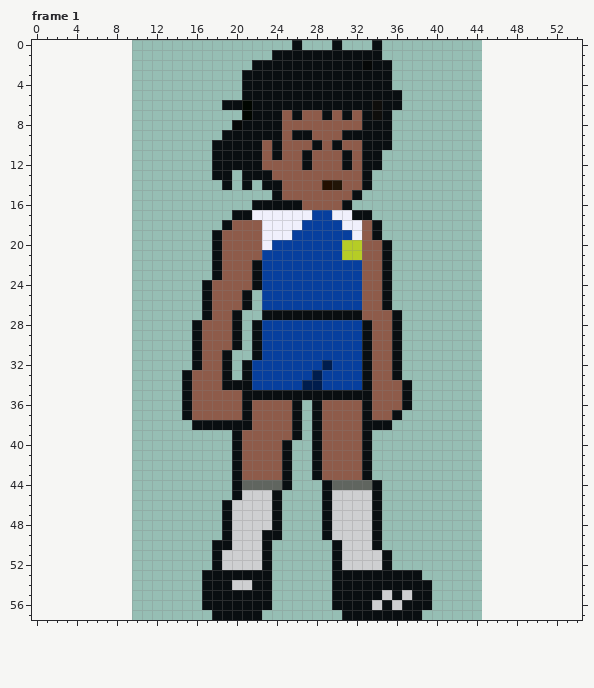
Pixel-art file, stored at animations/marcos/full.aseprite. Above, as it was before the edit.
35x58 pixels, 3 frames. Colours within 5 levels of each other are drawn and written as one. Shown: frame 1. The old version is drawn lined up with the new one, on the new canvas. The commit also changed other frames, which this record leaves out.
Once edited:
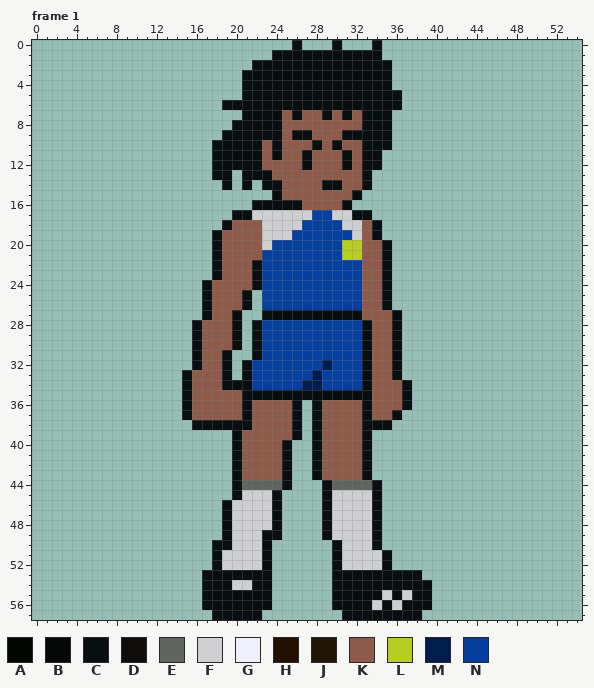
Palette (. is transparent): A #010600  B #060807  C #090e11  D #0f0e0c  E #60655f  F #cecfd1  G #f0f0fc  H #220f00  J #211507  K #8e5b4a  L #b6cd26  M #001d4d  N #073f9e
From old to new:
canvas 35x58 -> 55x58, the old top-left corner now at 10,0
--- frame 1
@@ x 31..35 @@
  1 CCCC.
- 2 CCBCC
+ 2 CCCCC
  3 CCCCC
@@ x 18..36 @@
  5 ...CCCCCCCCCCCCCCCC
- 6 .CCACCCCCCCCCCCCDCC
- 7 ...ACCCKCKKCKCKCDC.
- 8 ..BCCCCKKKKKKKKCCC.
+ 6 .CCCCCCCCCCCCCCCCCC
+ 7 ...CCCCKCKKCKCKCCC.
+ 8 ..CCCCCKKKKKKKKCCC.
  9 .CCCCCCKCCKKKCCCCC.
@@ x 20..34 @@
 13 .CCCKKKKKKKKKC.
-14 .C.CCKKKKHJKKC.
+14 .C.CCKKKKCCKKC.
 15 ....CKKKKKKKC..
 16 ..CCCCCKKKKC...
-17 CCGGGGGGNNGGCC.
-18 KKKGGGGNNNNGGKC
-19 KKKGGGNNNNNNGKC
-20 KKKGNNNNNNNLLKK
+17 CCFFFFFFNNFFCC.
+18 KKKFFFFNNNNFFKC
+19 KKKFFFNNNNNNFKC
+20 KKKFNNNNNNNLLKK
 21 KKKNNNNNNNNLLKK
